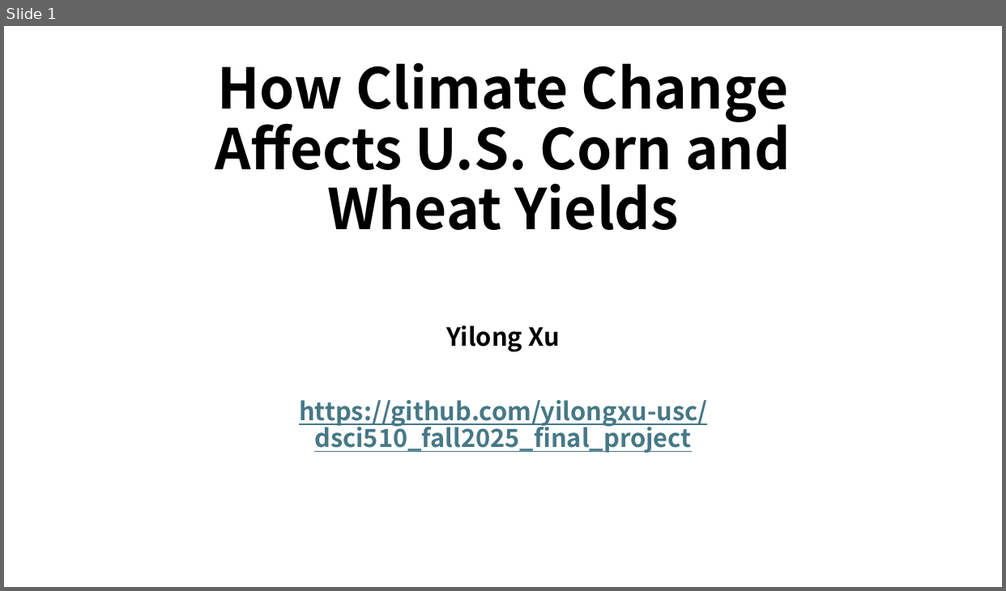
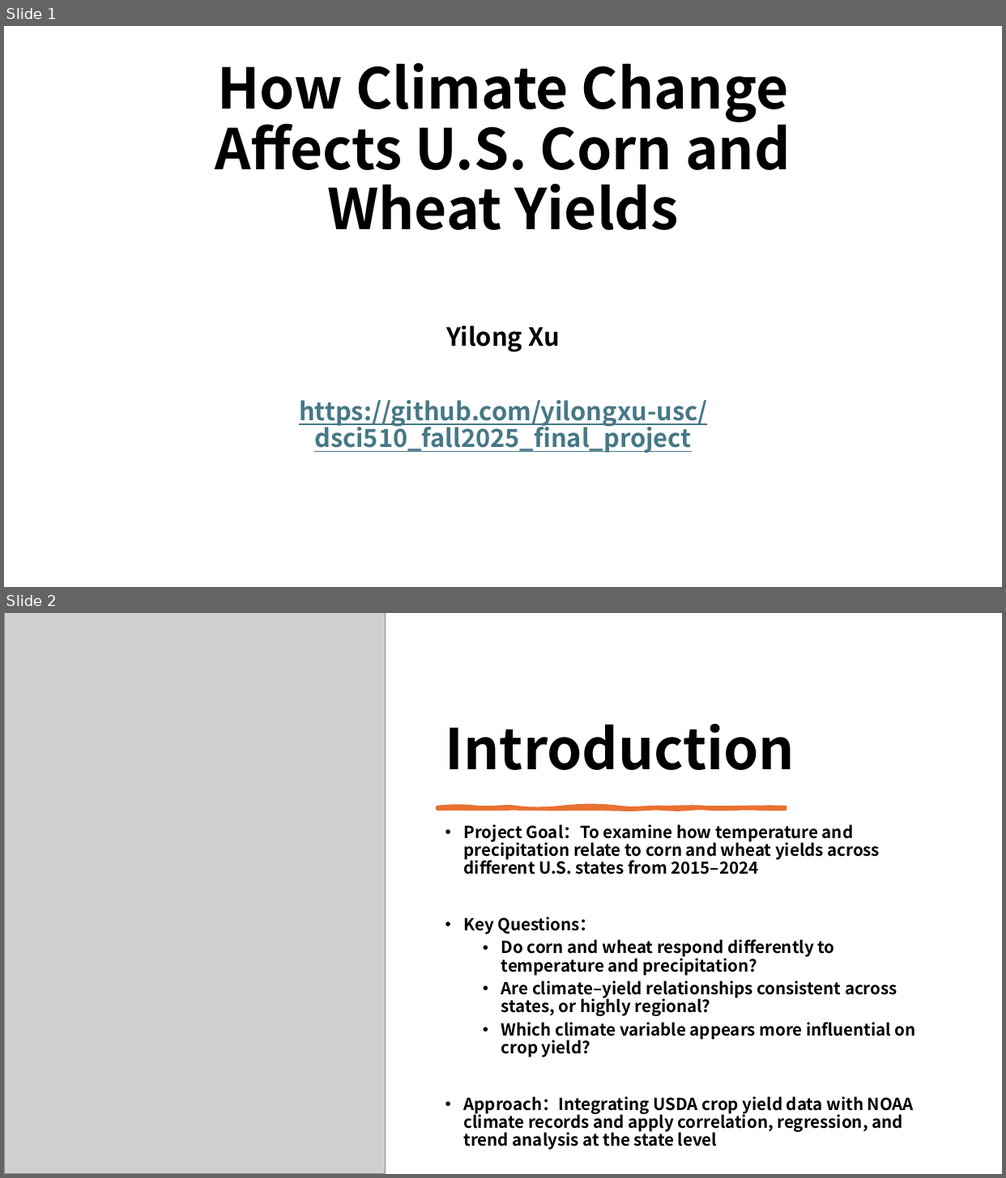
Before and after one commit to yilongxu-usc/dsci510_fall2025_final_project, a slide deck: doc/yilong_xu_presentation.pptx. Shown one above the other, each under a label of ours: slide 1 before the commit, slides 1 and 2 after it. The pictures are 1006x591 and 1006x1178 pixels, drawn with LibreOffice and Linux fonts; fonts in the diff are those of the drawing; grey boxes stand for pictures. Boxes give left, top, right and bottom in pixels: in the first picture for what was removed or moved away, otherwise in the second. Text is boxed around its words. In the diff, an @@ line names an element or a change of style, - is before the commit and + after.

```diff
--- a/doc/yilong_xu_presentation.pptx
+++ b/doc/yilong_xu_presentation.pptx
@@ slide 2 added at box(4, 613, 1002, 1174), background #FFFFFF @@
@@ picture added at box(4, 613, 385, 1174) @@
@@ title added at box(445, 724, 795, 770), 54 pt, text #000000, bold @@
+Introduction
@@ freeform shape added at box(437, 807, 785, 809), fill #E97132, outline #E97132 3.5 pt @@
@@ text added at box(464, 824, 916, 1133), 16 pt, text #000000, bold @@
+• Project Goal：To examine how temperature and precipitation relate to corn and wheat yields across different U.S. states from 2015–2024
+• Key Questions：
+  • Do corn and wheat respond differently to temperature and precipitation?
+  • Are climate–yield relationships consistent across states, or highly regional?
+  • Which climate variable appears more influential on crop yield?
+• Approach：Integrating USDA crop yield data with NOAA climate records and apply correlation, regression, and trend analysis at the state level
```
Also in this commit, not shown: 5 slides changed.
